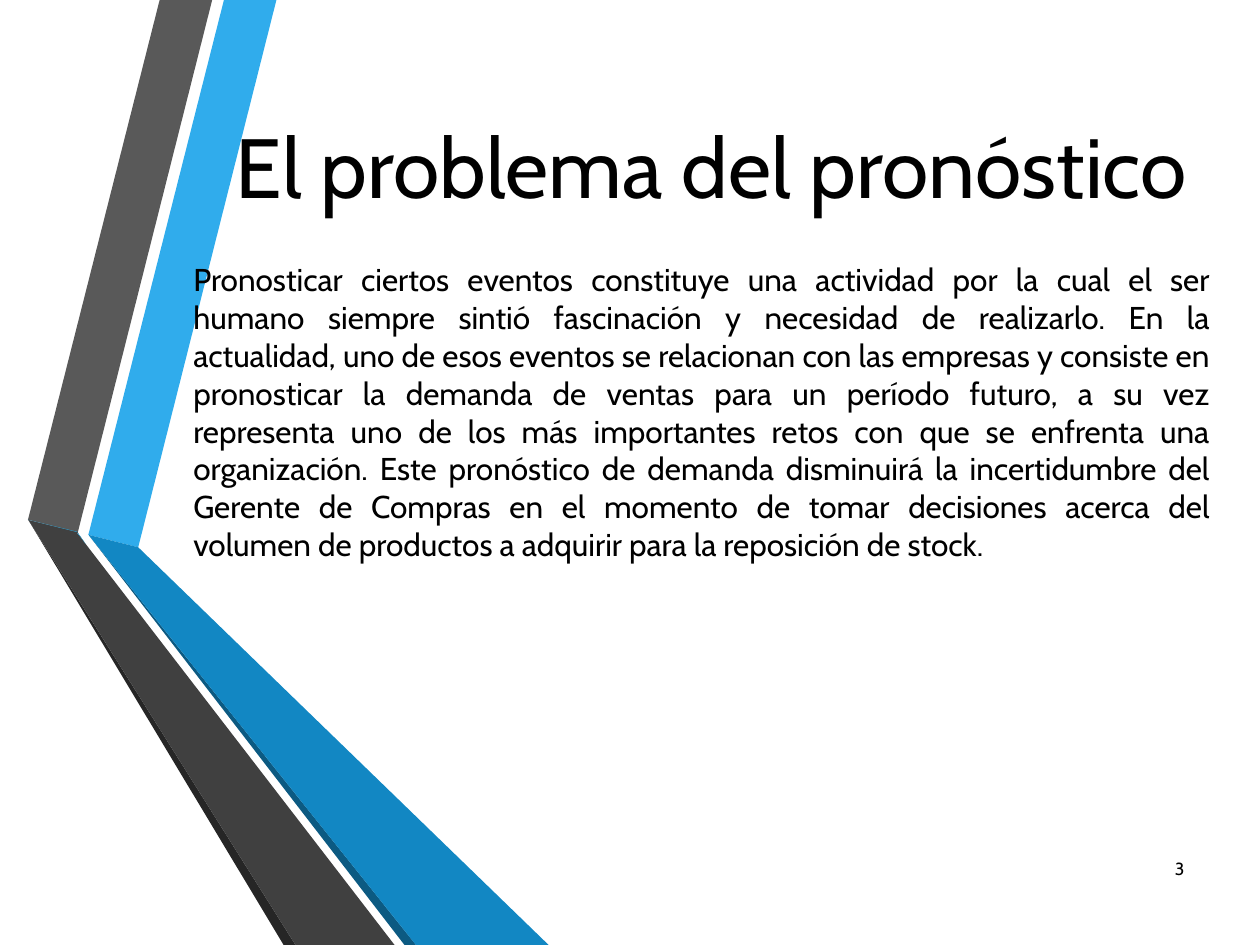
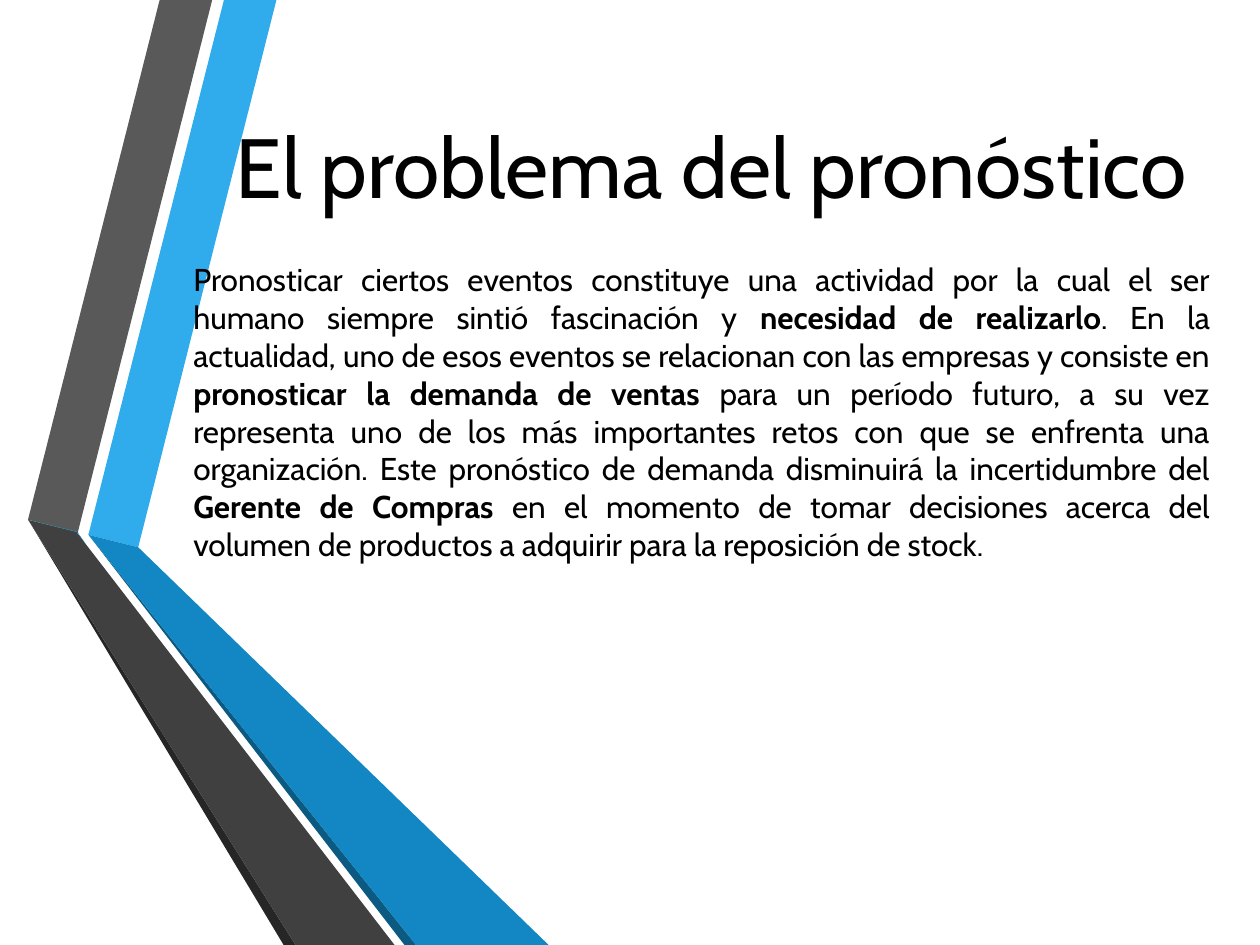
Before and after one commit to raulbenitezmartinez/tesisclei, a slide deck: slide 3 of Presentacion CLEI-JAIIO 2017.pptx. Drawn at 1260x945 pixels with LibreOffice and Linux fonts; fonts in the diff are those of the drawing; background and template pictures are left out. Boxes give left, top, right and bottom in pixels: in the first picture for what was removed or moved away, otherwise in the second. Text is boxed around its words. In the diff, an @@ line names an element or a change of style, - is before the commit and + after.

```diff
--- a/Presentacion CLEI-JAIIO 2017.pptx
+++ b/Presentacion CLEI-JAIIO 2017.pptx
@@ text "Pronosticar ciertos eventos constituye una ..." at (193,265,1210,563): bold on in "necesidad de realizarlo. pronosticar la demanda de ..." @@
@@ page number removed at (1175,862,1185,876) @@
-3
```
Also in this commit, not shown: 17 other slides changed, 1 slide added.
